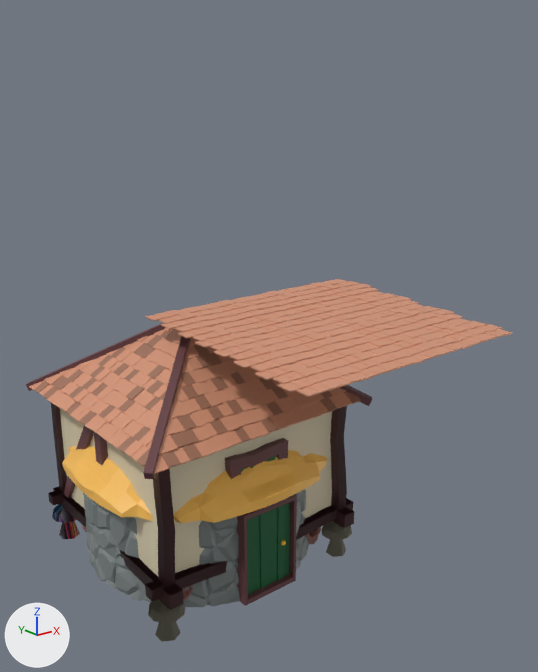
One commit to the FBX model Assets/Meshes/Buildings.fbx: the scene before it, then after it.
Before and after are seen from a camera (50 mm lens) standing at (-7.21, -11.26, 8.43) and looking at (0.96, -1.05, 4.35). Every picture has the same lights, and +X, +Y and +Z are marked at lower left. Where no turn or scale is listed for an object, it has been applied to the vertices.

The first picture shows 'Stonecutter', 'Storehouse', 'Tiles'.
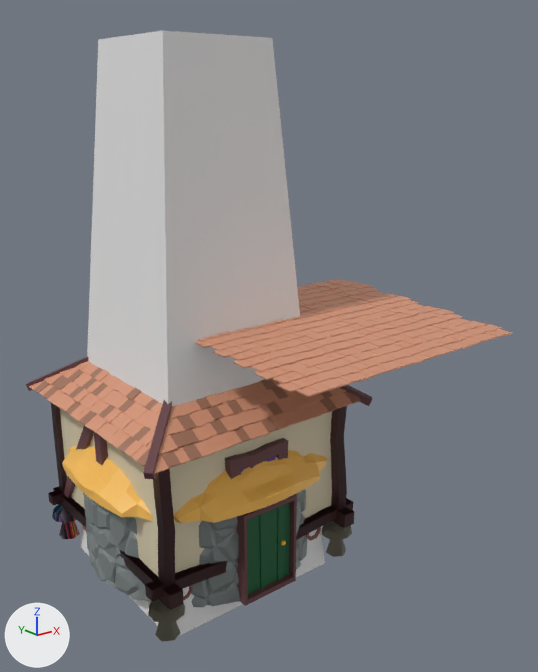
Commit message: Started work on a mine

Changed parts and their boxes (x1, y1, x2, y2) in the pictures (538 x 672 px):
'Mine', added: after (81, 31, 325, 637)

Edits to the bpy script that builds the scene:
```text
Add me_mine:
    me_mine.from_pydata([(-1.8, -1.8, -0.43), (-1.04, -1.04, 9.44), (-1.8, 1.8, -0.43), (-1.04, 1.04, 9.44), (1.8, -1.8, -0.43), (1.04, -1.04, 9.44), (1.8, 1.8, -0.43), (1.04, 1.04, 9.44)], [], [(0, 1, 3, 2), (2, 3, 7, 6), (6, 7, 5, 4), (4, 5, 1, 0), (2, 6, 4, 0), (7, 3, 1, 5)])
Add ob_mine:
    ob_mine = bpy.data.objects.new('Mine', me_mine)
    ob_mine.location = (0.0, 0.0, 0.0)
```
